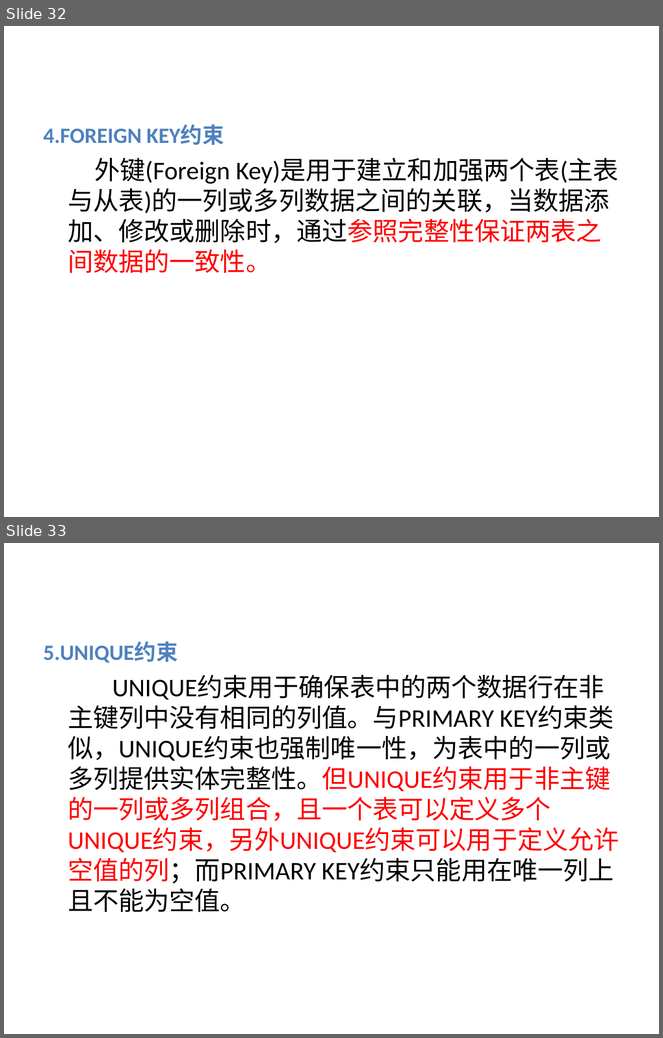
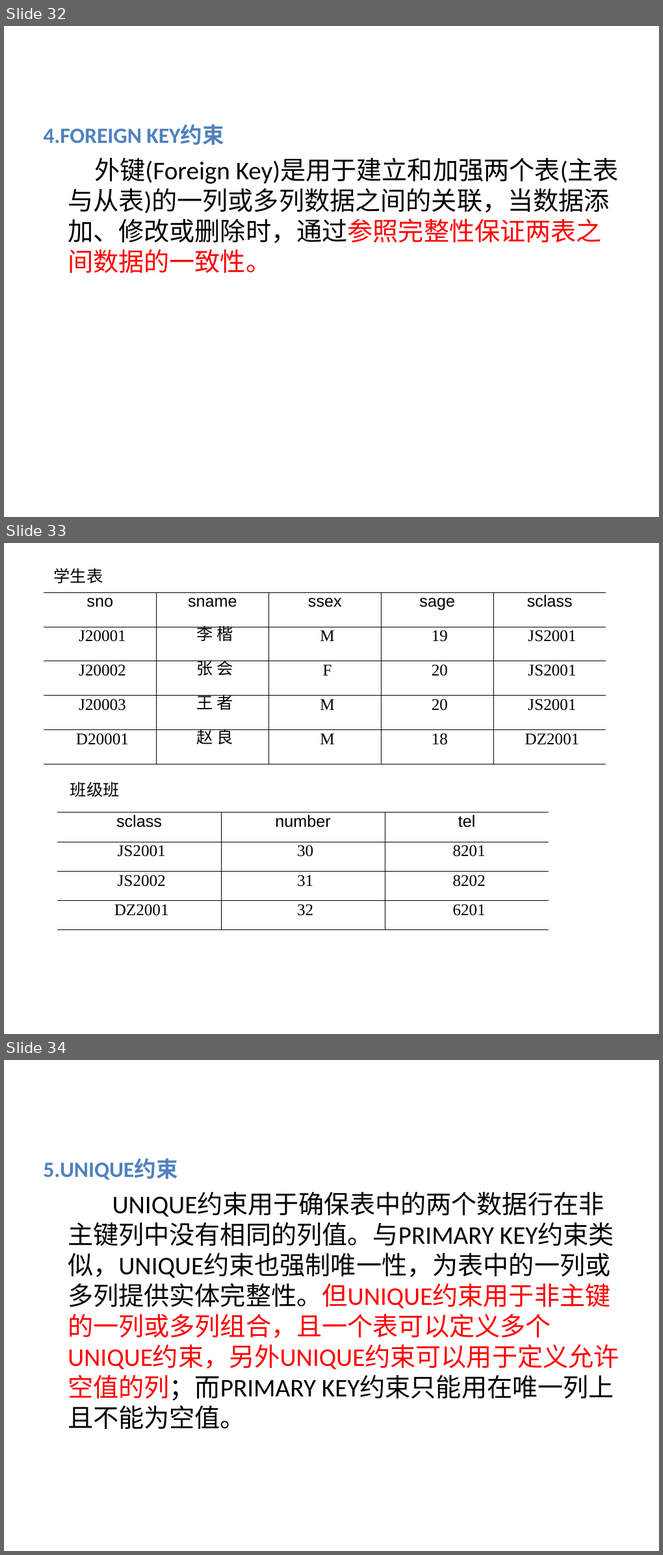
Before and after one commit to yuqingmao2019/MyWorkSpace, a slide deck: 数据库ppt/第4章 .ppt. Shown one above the other, each under a label of ours: slides 32 and 33 before the commit, slides 32, 33 and 34 after it. The pictures are 663x1038 and 663x1555 pixels, drawn with LibreOffice and Linux fonts; fonts in the diff are those of the drawing; background and template pictures are left out. Boxes give left, top, right and bottom in pixels: in the first picture for what was removed or moved away, otherwise in the second. Text is boxed around its words. In the diff, an @@ line names an element or a change of style, - is before the commit and + after.

```diff
--- a/数据库ppt/第4章 .ppt
+++ b/数据库ppt/第4章 .ppt
@@ slide 33 added at [4, 543, 659, 1034], background picture (left out) @@
@@ text added at [54, 568, 103, 583], 18 pt, text #000000 @@
+学生表
@@ table added at [44, 592, 607, 764], 5 rows, 5 columns @@
+sno | sname | ssex | sage | sclass
+J20001 | 李 楷 | M | 19 | JS2001
+J20002 | 张 会 | F | 20 | JS2001
+J20003 | 王 者 | M | 20 | JS2001
+D20001 | 赵 良 | M | 18 | DZ2001
@@ text added at [70, 782, 120, 797], 18 pt, text #000000 @@
+班级班
@@ table added at [57, 812, 549, 930], 4 rows, 3 columns @@
+sclass | number | tel
+JS2001 | 30 | 8201
+JS2002 | 31 | 8202
+DZ2001 | 32 | 6201
@@ what was slide 33 is now slide 34 @@
```
Also in this commit, not shown: 1 slide changed, 10 other files.
